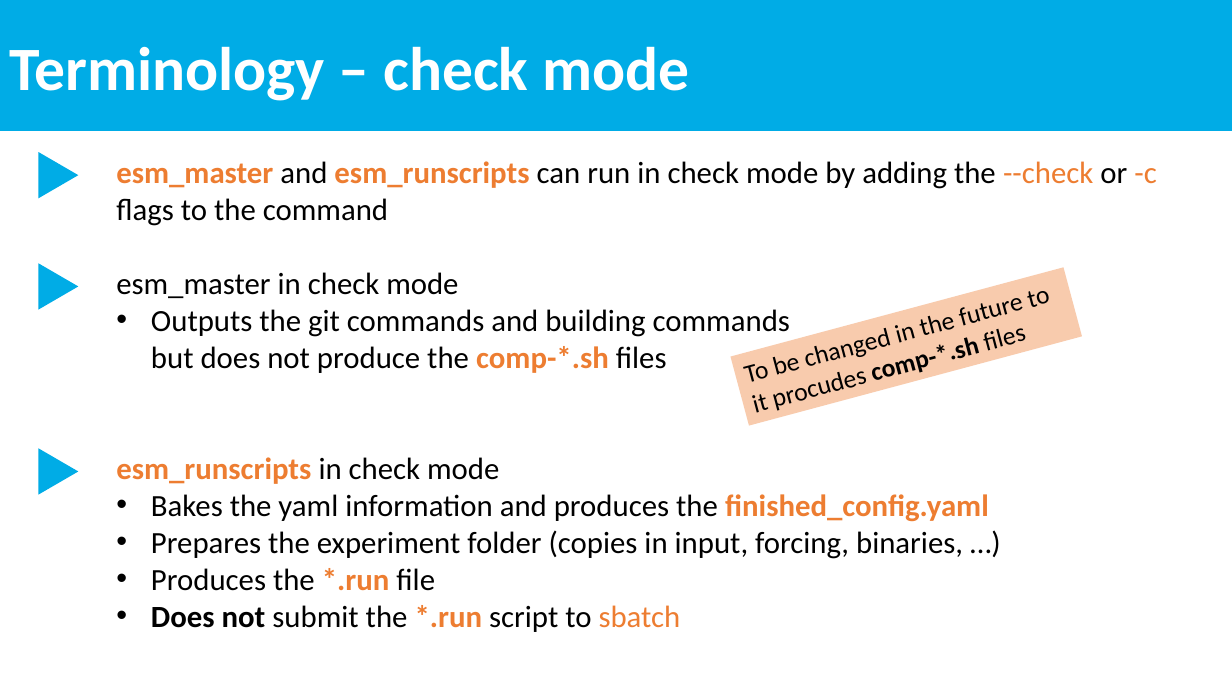
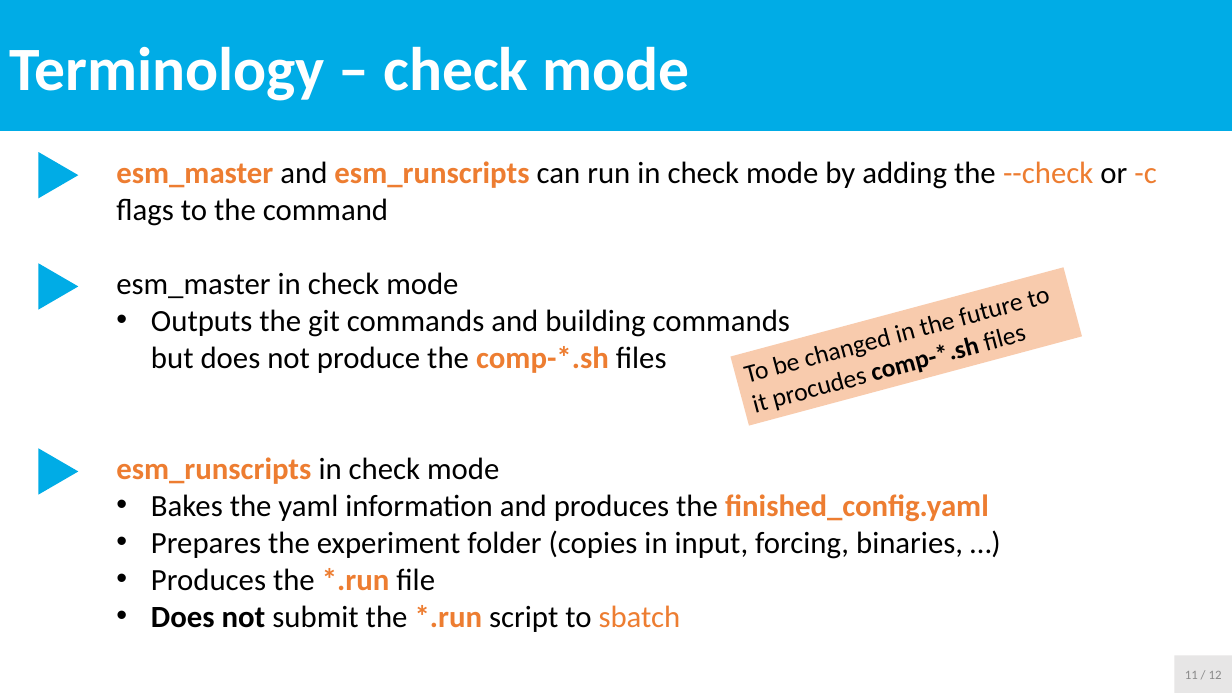
Before and after one commit to esm-tools/workshops, a slide deck: slide 11 of PalMod2022/docs/4_ESM-Tools terminology.pptx (slide 9 before the commit). Drawn at 1232x693 pixels with LibreOffice and Linux fonts; fonts in the diff are those of the drawing. Boxes give left, top, right and bottom in pixels: in the first picture for what was removed or moved away, otherwise in the second. Text is boxed around its words. In the diff, an @@ line names an element or a change of style, - is before the commit and + after.

```diff
--- a/PalMod2022/docs/4_ESM-Tools terminology.pptx
+++ b/PalMod2022/docs/4_ESM-Tools terminology.pptx
@@ rectangle added at bbox=[1175, 655, 1232, 693], fill #E7E6E6, 10 pt, text #8C8C8C @@
+11 / 12
```
Also in this commit, not shown: 7 other slides changed, 4 slides added, 1 slide removed.
